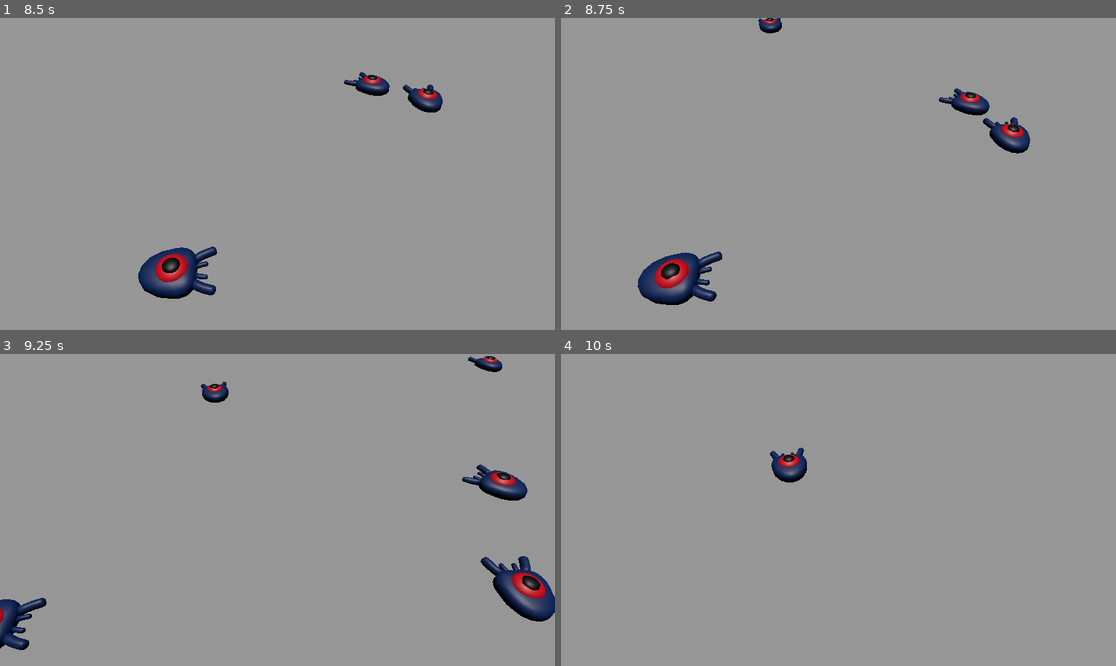
Above: before the commit, frames 1-4 (two rows, left to right).
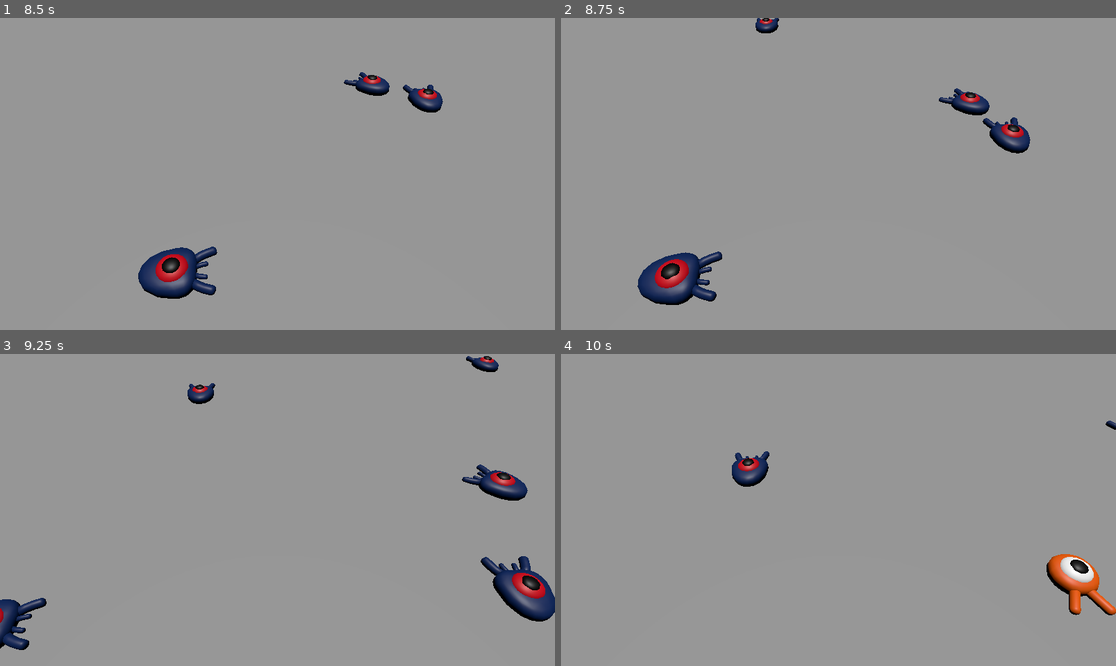
Above: after the commit, the same moments.

Repository: shoul/sqash_the_creeps
Game: Godot game, scene res://main.tscn
Same seed, same stepped clock (60 frames per second), same inputs: the game is played once before the commit and once after it.
Inputs:
- Up to frame 1 (8.5 s): tap Enter at 0.5 s; hold Right (move_right) 0.53-1.28 s; tap Space (jump) at 0.77, 1.52, 3.02, 3.77, 4.52, 6.02, 6.77, 7.52 s; hold Down (move_back) 1.28-2.03 s; hold Right (move_right) 2.03-2.78 s; hold Up (move_forward) 2.78-3.53 s; hold Left (move_left) 3.53-5.03 s; hold Down (move_back) 5.03-5.78 s; hold Right (move_right) 5.78-6.53 s; hold Up (move_forward) 6.53-7.28 s; hold Right (move_right) 7.28-8.03 s; hold Down (move_back) from 8.03 s (still down)
- Up to frame 2 (8.75 s): keep holding Down (move_back)
- Up to frame 3 (9.25 s): release Down (move_back) at 8.78 s; hold Left (move_left) from 8.78 s (still down); tap Space (jump) at 9.02 s
- Up to frame 4 (10 s): release Left (move_left) at 9.53 s; hold Up (move_forward) from 9.53 s (still down); tap Space (jump) at 9.77 s

Frame 1 is identical in both runs. In frame 2, 0.2% of the frame differs, in the area x 35-40%, y 0-5%; in frame 3, 0.5%; in frame 4, 2.4%, in the area x 30-100%, y 21-84%.
Error before the commit: Invalid operands 'Vector3' and 'float' in operator '>'. (res://player.gd:59)

Commit message:
Fix mob not squashed issue.

Diff:
--- a/player.gd
+++ b/player.gd
@@ -56,9 +56,9 @@
 		if collision.get_collider().is_in_group("mob"):
 			collided_mob = collision.get_collider()
 			# We check that we are hitting it from above.
-			if Vector3.UP.dot(collision.get_normal() > 0.1):
+			if Vector3.UP.dot(collision.get_normal()) > 0.1:
 				# If so, we sqash it and bounce.
-				collided_mob.sqash()
+				collided_mob.squash()
 				target_velocity.y = bounce_impulse
 				# Prevent futher duplicate calls.
 				break
